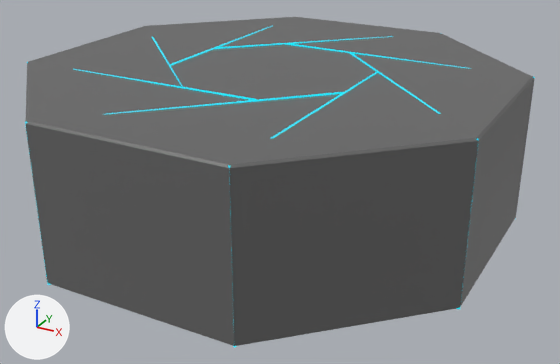
Before and after pictures for a commit that changed the glTF model public/content3d/lobby/floorlab.glb.
Both versions are drawn from a camera (50 mm lens) standing at (19.0, -33.8, 18.5) and looking at (0.8, -0.6, 1.9). The axes (+X, +Y, +Z) are drawn at lower left. The lights are the same throughout. Where no turn or scale is listed for an object, it has been applied to the vertices. Vertices at the same position are counted once.

The older version as bpy lines, for what is in view:
```python
me_circle_001 = bpy.data.meshes.new('Circle.001')
me_circle_001.from_pydata(...)  # 80 vertices, 64 faces; spans x -12.1..12.1, y -12.1..12.1, z 0.0..7.8
me_circle_001.materials.append(mat_wall)  # dark grey #666666
me_circle_002 = bpy.data.meshes.new('Circle.002')
me_circle_002.from_pydata(...)  # 72 vertices, 96 faces; spans x -12.1..12.1, y -12.1..12.1, z 0.0..7.9
me_circle_002.materials.append(mat_neon)  # black #000000
ob_light = bpy.data.objects.new('light', me_circle_002)
ob_light.location = (0.0, 0.0, 0.0)
ob_wall = bpy.data.objects.new('wall', me_circle_001)
ob_wall.location = (0.0, 0.0, 0.0)
```
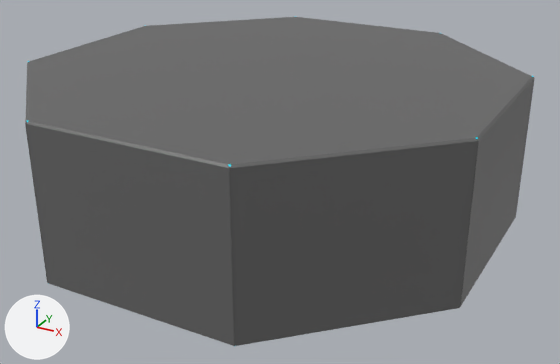
The edits, one by one:
me_circle_002 is used by ob_light; location (0.0, 0.0, 0.0).
me_circle_002 had 72 vertices, 96 faces and spanned x -12.1..12.1, y -12.1..12.1, z 0.0..7.9.
me_circle_002 now has 96 vertices, 144 faces and spans x -12.0..12.0, y -12.0..12.0, z 0.0..7.9.
Part 1, on me_circle_002:
36 vertices are removed from x -12.1..12.1, y -12.1..12.1, z 0.0..7.9.
84 faces are deleted.
16 vertices move within x -12.0..12.0, y -12.0..12.0, z 0.0..7.8.
60 vertices are added at x -12.0..12.0, y -12.0..12.0, z 0.0..7.9.
132 new faces join them.

Where the change shows, as pixel boxes [x1, y1, x2, y2] in the pictures (560 x 364 px):
'light', reshaped
    before: [25, 26, 535, 348]
    after: [27, 16, 533, 166]
